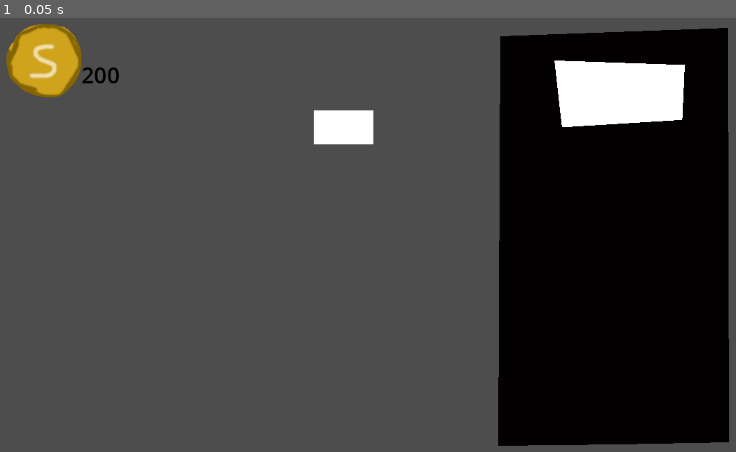
Above: before the commit, frame 1.
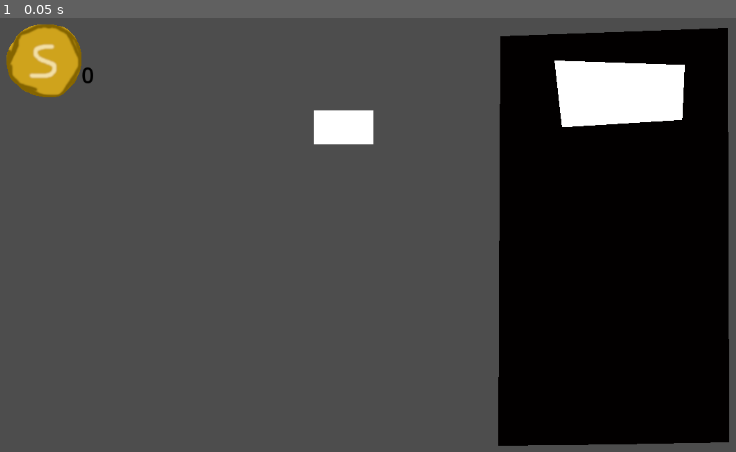
Above: after the commit, the same moment.

Repository: StephenMiner/gambling-proj
Game: Godot game, scene res://node_2d.tscn
Two runs of this game, one before a commit and one after it. Both use one fixed random seed, a clock stepped at 60 frames per second and the inputs below.
Inputs:
- Up to frame 1 (0.05 s): no input

The runs differ from the first frame. In frame 1, less than 0.1% of the frame differs, in the area x 11-17%, y 11-16%.

Commit message:
Add blood_spilt var and pay_bld signal. Tie this to red screen tint

Diff:
--- a/components/roller.gd
+++ b/components/roller.gd
@@ -5,9 +5,13 @@
 var probabilities : Dictionary;
 var ordering : Array[Outcomes];
 
-var processing : bool;
+var processing : bool; # true if we are actively rolling
+var animating : bool; # true if we are playing the animation to show the outcome
 var lever : Area2D;
 #var label : Label;
+
+var displayOrder : Array;
+var unlocked_slots : Array; #unused
 
 var panels : Array[Label];
 var labels : Array[String];
@@ -16,8 +20,8 @@
 
 
 @export var duration : int = 2; # How many seconds the animation should play for
-const revealDelay : int = 2;
-const COST : int = 250;
+@export var revealDelay : float = 0.5;
+
 var timeElapsed : float;
 var frame : int;
 
@@ -59,7 +63,7 @@
 
 
 func displayOutcome(outcome: Outcomes) -> void:
-	var displayOrder : Array;
+
 	var diff : int = randi() % 3;
 	var diff1 : int = randi() % 3;
 	var diff2 : int = randi() % 3;
@@ -91,7 +95,6 @@
 	var roll : int = randi() % gen_sum(probabilities.values());
 	var weight_map : Dictionary[int, Array] = chance_to_outcome();
 	var sorted_weights : Array[Outcomes] = sorted_outcomes();
-	print(Outcomes.find_key(sorted_weights[0]));
 	for outcome in sorted_weights:
 		var weight : int = probabilities[outcome];
 		print("Roll: " + str(roll));
@@ -109,7 +112,7 @@
 		sum += item;
 	return sum;
 
-func playAnimation() -> int:
+func playRollingAnimation() -> int:
 	if  timeElapsed > 0.025:
 		for i in range(3):
 			var label : Label = panels[i];
@@ -119,6 +122,8 @@
 		return 1;
 	return 0;
 
+func playFinalAnimation() -> void:
+	pass; # May not do anything with this;
 
 func rand_symb() -> String:
 	return labels[randi() % len(labels)];
@@ -151,12 +156,15 @@
 	if (processing and lTime > duration / 0.025): # Function plays once every 0.025 seconds.
 		processing = false;
 		lTime = 0;
-		var outcome : Outcomes = rollResult();
+		timeElapsed = 0;
+		var outcome : Outcomes = rollResult(); #sets displayOrder
+		unlocked_slots = range(len(displayOrder));
+		animating = true;
 		print(Outcomes.find_key(outcome));
 		displayOutcome(outcome);
 	if processing:
 		lever.use = false;
-		lTime += playAnimation();
+		lTime += playRollingAnimation();
 		timeElapsed += delta; # floating point calculation be damned
 
 	pass
--- a/components/root.gd
+++ b/components/root.gd
@@ -1,12 +1,22 @@
 class_name Root;
 extends Node2D
 
-static var money : int = 200;
+signal pay_bld;
+
+static var money : int = 0;
 static var cost : int = 10;
+static var payout : int = 90;
+static var blood_spilt : int = 0;
 # Called when the node enters the scene tree for the first time.
 func _ready() -> void:
+	#test_tint();
 	pass # Replace with function body.
 
+
+func test_tint()->void:
+	for i in range(21):
+		blood_spilt += 1;
+		pay_bld.emit();
 
 # Called every frame. 'delta' is the elapsed time since the previous frame.
 func _process(delta: float) -> void:
--- a/components/service_denial.gd
+++ b/components/service_denial.gd
@@ -24,7 +24,6 @@
 
 
 func start_play()->void:
-	print(99);
 	if (Root.money >= Root.cost): return;
 	if playing: return;
 	playing = true;
@@ -34,7 +33,7 @@
 func play_anim()->void:
 
 	if time > 0.25:
-		time = 0;
+		time = time - 0.25;
 		if alpha < 0:
 			playing = false;
 			return;
--- a/components/tinter.gd
+++ b/components/tinter.gd
@@ -1,12 +1,19 @@
 extends ColorRect
 
 
-const max_r : int = 95;
-const min_r : int = 48;
+
+var max_r : int = 95;
+var min_r : int = 48;
 const dr : int = 4;
+
+var max_alpha : float = 0.2;
+var min_alpha : float = 0.1;
+var alpha : float = min_alpha;
+var dAlpha : float = 0.01;
 
 var pulsate : bool = false;
 
+var alpha_sign : bool = true; # True = +, False = -;
 var sign : bool = true; # True = + , False = -;
 var r : int = min_r;
 var time : float = 0;
@@ -14,17 +21,17 @@
 # Called when the node enters the scene tree for the first time.
 func _ready() -> void:
 	#self.set_color(Color(Color.hex(580000), 0.5));
-
+	#on_pay(); # Just for debugging
 	var screen_size : Vector2  = get_viewport().get_visible_rect().size;
 	self.size = screen_size;
 	self.position = (screen_size / 2) - (self.size / 2);
 	self.mouse_filter = Control.MOUSE_FILTER_IGNORE;
-
+	self.owner.pay_bld.connect(on_pay);
 	pass # Replace with function body.
 
 
 func pulse_colors() -> void:
-	print(time)
+
 	if time > 0.10:
 		r = r + dr if sign else r + -1 * dr; # give me ? :
 		if r <= min_r: # Need to increment r if we hit min_r
@@ -33,10 +40,25 @@
 		elif r >= max_r: # need to decrement r if we hit max_r
 			r = max_r;
 			sign = false;
+		print(max_alpha);
+		alpha = alpha + dAlpha if alpha_sign else alpha + -1 * dAlpha;
+		if (alpha > max_alpha):
+			alpha = max_alpha;
+			alpha_sign = false;
+		elif (alpha < min_alpha):
+			alpha = min_alpha;
+			alpha_sign = true;
 		time = 0;
 		var val : float = r / 255.0;
-		var alpha : float = 0.5 if sign else 0.7;
 		self.set_color(Color(val, 0, 0, alpha));
+
+func on_pay() -> void:
+	if Root.blood_spilt <= 0: return; #Should be impossible;
+	pulsate = true;
+	if Root.blood_spilt % 10 < 5:
+		min_alpha += 0.035;
+	else:
+		max_alpha += 0.075;
 
 
 
